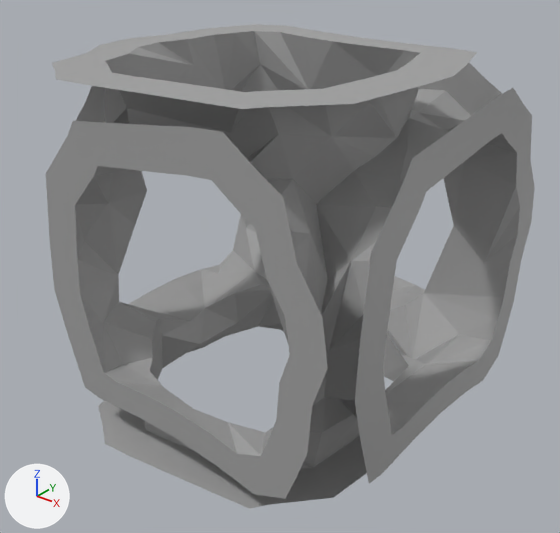
The glTF model Rogue-Robots/Assets/Models/ModularBlocks/3DCrossConnector.gltf: old version first, new version second.
Rendered twice from a 50 mm lens placed at (6.13, -7.9, 6.86), pointed at (0.05, -0.3, 2.15). The axes (+X, +Y, +Z) are drawn at lower left. The lights are the same throughout. Vertices at the same position are counted once.

Objects in the first picture: '3DCrossConnector'.
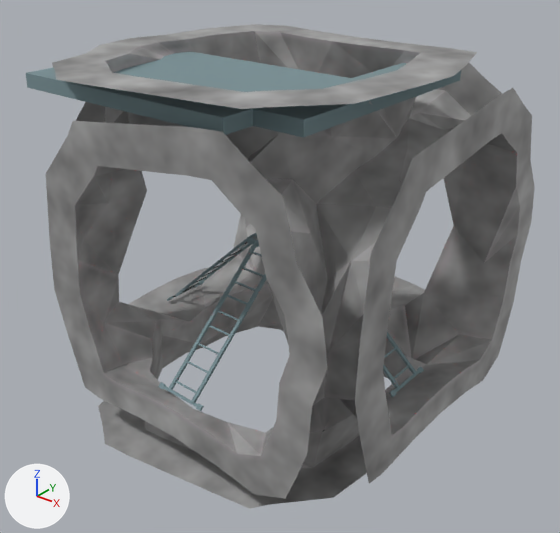
What the commit changed:
Picture 'DiffuseGroup11' (img_diffusegroup11) is new.
Material 'Ground' (mat_ground) is new.
Its texture is img_diffusegroup11.
Its roughness is 0.686.
Material 'Simple_Chrome_metal' (mat_simple_chrome_metal) is new.
Its texture is img_diffusegroup11.
Its roughness is 1.0.
me_scene_079 is used by ob_3dcrossconnector; location (0.0, 0.0, 0.0).
me_scene_079 had 407 vertices, 686 faces and spanned x -2.5..2.5, y -2.76..2.5, z 0.0..5.0.
me_scene_079 now has 1279 vertices, 1720 faces and spans x -2.5..2.5, y -2.76..2.5, z 0.0..5.0.
me_scene_079 part 1: 872 vertices added at x -2.37..2.08, y -2.33..2.09, z 0.94..4.83.
me_scene_079 part 2: 684 faces spanning x -2.5..2.5, y -2.76..2.5, z 0.0..5.0 switch from mat_pp_standard_material_082 (picture img_pp_color_palette) to mat_ground (picture img_diffusegroup11).
me_scene_079 now uses material mat_simple_chrome_metal (picture img_diffusegroup11).

Where the change shows, as pixel boxes [x1, y1, x2, y2] in the pictures (560 x 533 px):
'3DCrossConnector', reshaped
    before: [46, 24, 535, 509]
    after: [26, 24, 535, 509]
part 1 of me_scene_079, added (cyan)
    after: [26, 52, 461, 411]
part 2 of me_scene_079, recoloured
    both: [46, 24, 533, 505]
